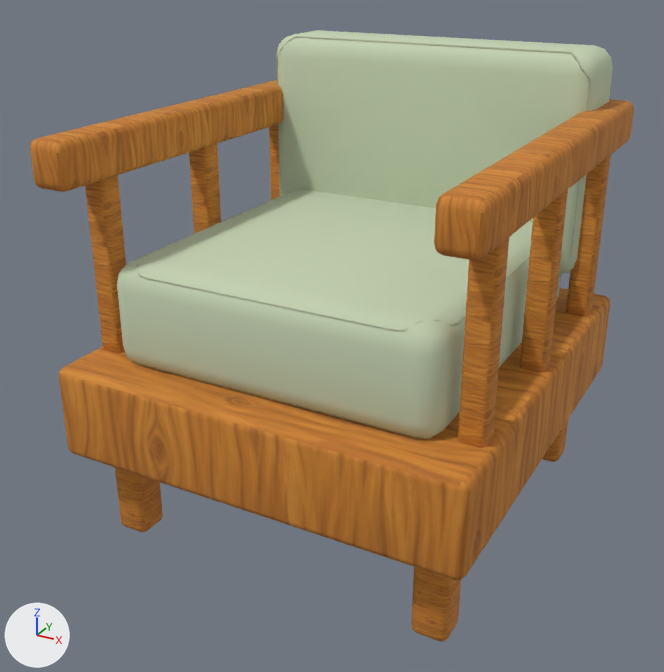
One commit to the Blender file assets-source/blender/slat-lounge-chair.blend: the scene before it, then after it.
One viewpoint serves both versions: a 50 mm camera at (0.73, -1.434, 1.043) aimed at (-0.03, -0.053, 0.353). Every picture has the same lights, and +X, +Y and +Z are marked at lower left. The picture after the commit comes second.

Names of what the first picture shows: 'open_arm_rail', 'open_arm_rail.001', 'padded_back', 'seat_frame', 'side_slats', 'side_slats.001', 'side_slats.002', 'side_slats.003', 'side_slats.004', 'side_slats.005', 'tailored_seat', 'timber_leg', 'timber_leg.002', 'timber_leg.003' and 1 more.
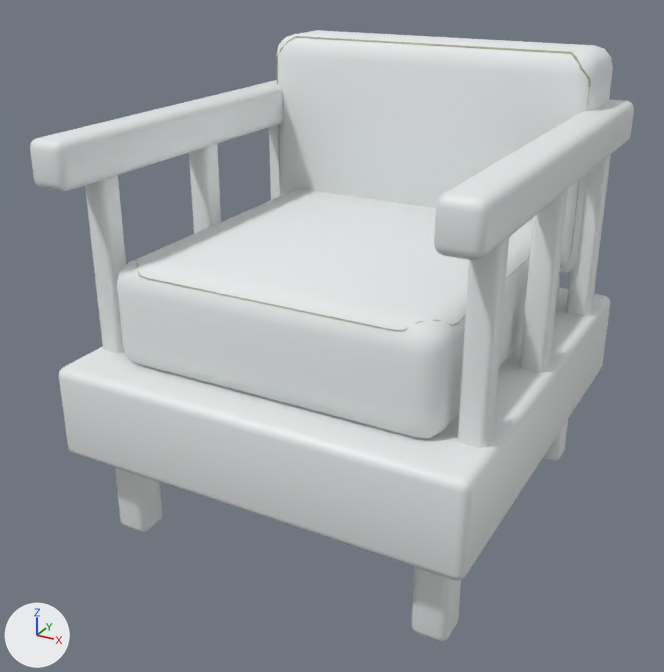
Where the change shows, as pixel boxes [x1, y1, x2, y2] in the pictures (664 x 672 px):
'tailored_seat', recoloured (pale green to white)
    both: [117, 189, 561, 439]
'seat_frame', surface changed (brown to white)
    both: [59, 288, 610, 580]
'padded_back', recoloured (pale green to white)
    both: [277, 30, 613, 274]
'open_arm_rail.001', surface changed (orange to white)
    both: [434, 99, 634, 260]
'open_arm_rail', surface changed (brown to white)
    both: [30, 80, 283, 192]
'side_slats.003', surface changed (brown to white)
    both: [458, 238, 509, 448]
'side_slats.004', surface changed (brown to white)
    both: [520, 190, 568, 372]
'side_slats', surface changed (brown to white)
    both: [85, 175, 126, 353]
'side_slats.005', surface changed (brown to white)
    both: [566, 155, 611, 316]
'timber_leg.002', surface changed (brown to white)
    both: [411, 567, 461, 642]
'side_slats.001', surface changed (brown to white)
    both: [189, 144, 221, 234]
'timber_leg', surface changed (brown to white)
    both: [115, 468, 163, 532]
'side_slats.002', surface changed (brown to white)
    both: [269, 125, 280, 200]
'timber_leg.003', surface changed (brown to white)
    both: [542, 420, 568, 462]

The change, as a diff of the scene's bpy script:
```diff
--- a/assets-source/blender/slat-lounge-chair.blend.py
+++ b/assets-source/blender/slat-lounge-chair.blend.py
@@ mat_wood_honey_textured @@
 mat_wood_honey_textured = principled_material('wood-honey-textured')
-mat_wood_honey_textured.texture = img_handpainted_honey_oak_png
-mat_wood_honey_textured.roughness = 0.82
+mat_wood_honey_textured.base_color = (0.81, 0.84, 0.84)  # white #e8ecec
+mat_wood_honey_textured.roughness = 0.47
@@ mat_upholstery_textured @@
 mat_upholstery_textured = principled_material('upholstery-textured')
-mat_upholstery_textured.base_color = (0.56, 0.65, 0.45)  # pale green #c5d3b3
+mat_upholstery_textured.base_color = (0.81, 0.84, 0.84)  # white #e8ecec
 mat_upholstery_textured.roughness = 0.98
```
